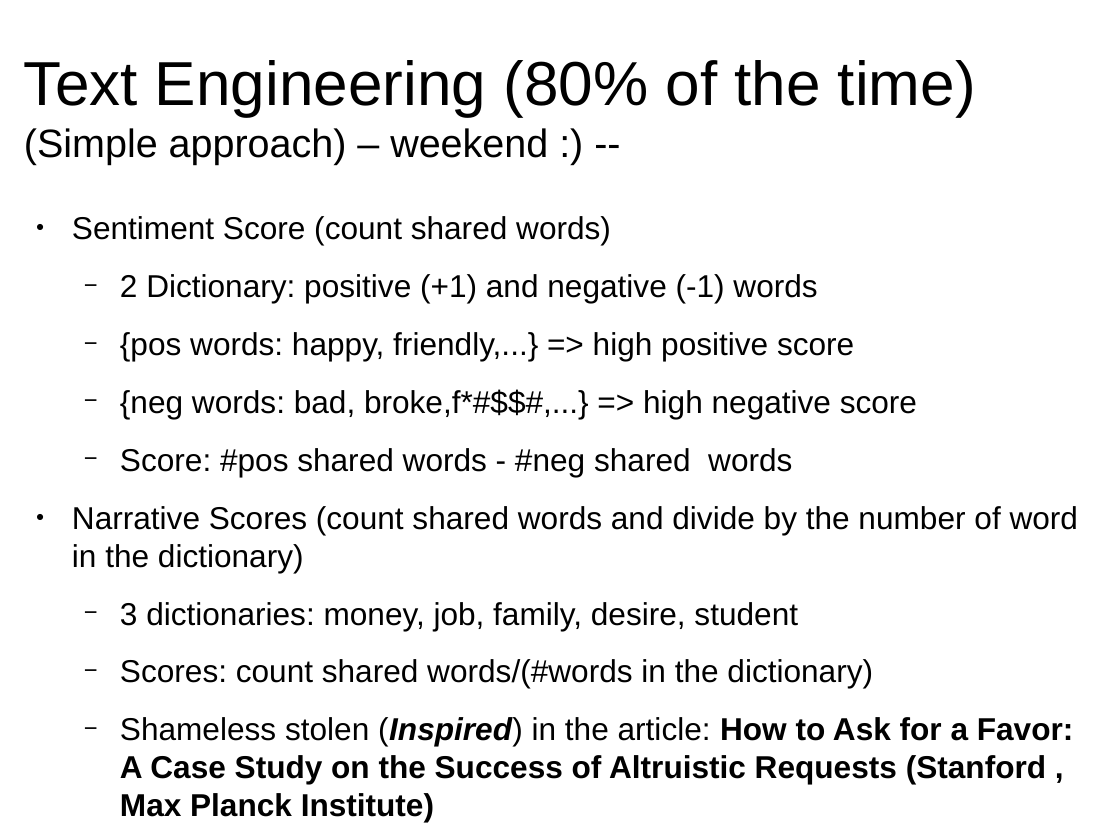
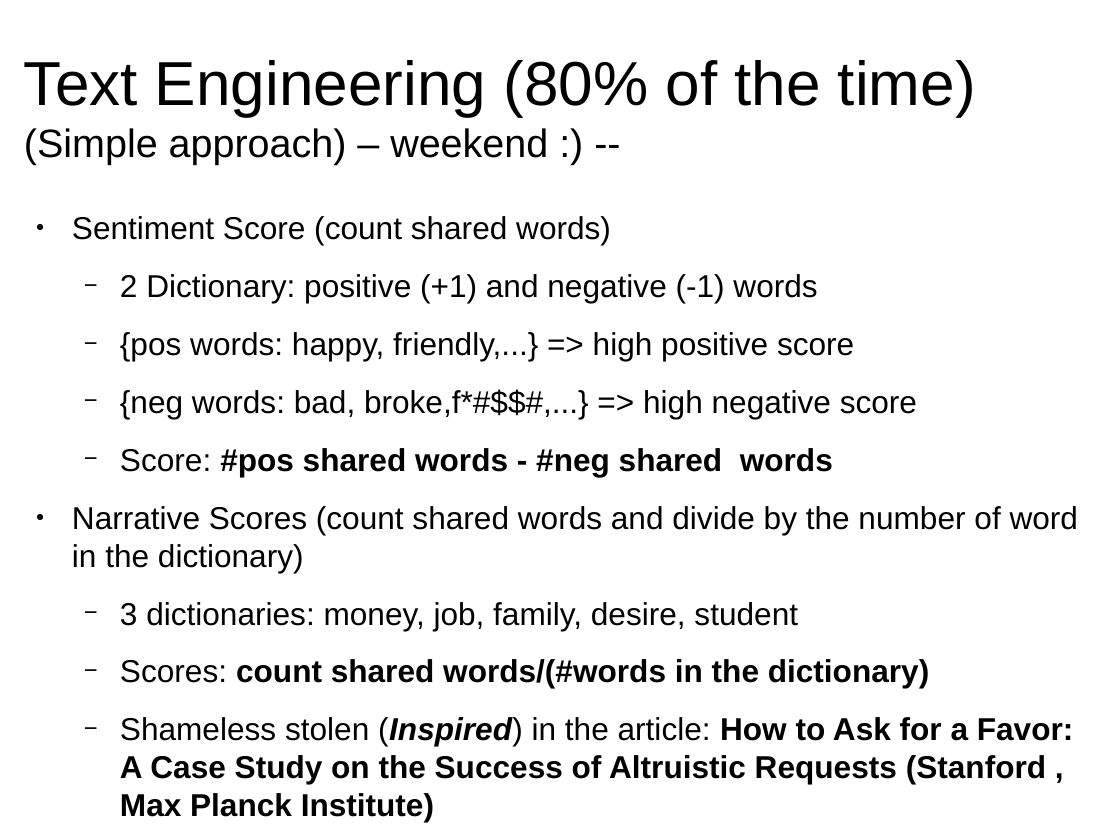
Before and after one commit to leandroohf/raop, a slide deck: slide 7 of doc/pres/pres.odp. Drawn at 1120x840 pixels with LibreOffice and Linux fonts; fonts in the diff are those of the drawing. Boxes give left, top, right and bottom in pixels: in the first picture for what was removed or moved away, otherwise in the second. Text is boxed around its words. In the diff, an @@ line names an element or a change of style, - is before the commit and + after.

```diff
--- a/doc/pres/pres.odp
+++ b/doc/pres/pres.odp
@@ text at box(120, 448, 929, 688): bold on in "#pos shared words - #neg shared words", "count shared words/(#words in the dictionary)" @@
```
Also in this commit, not shown: 4 other slides changed.
